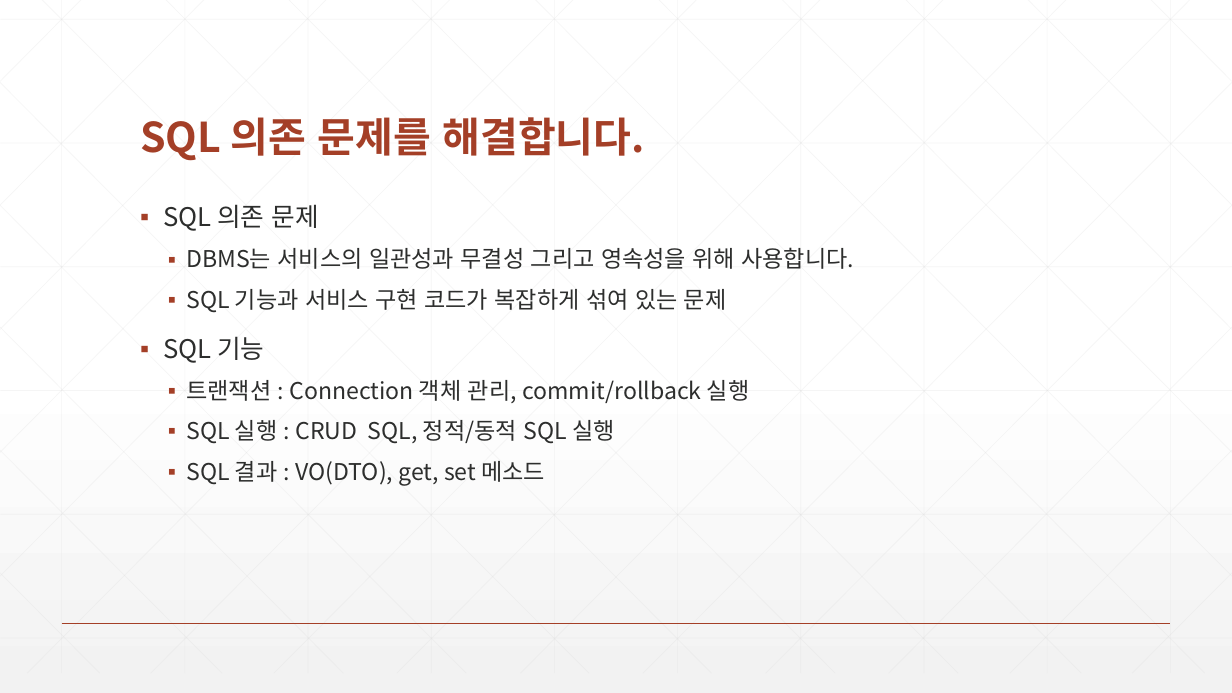
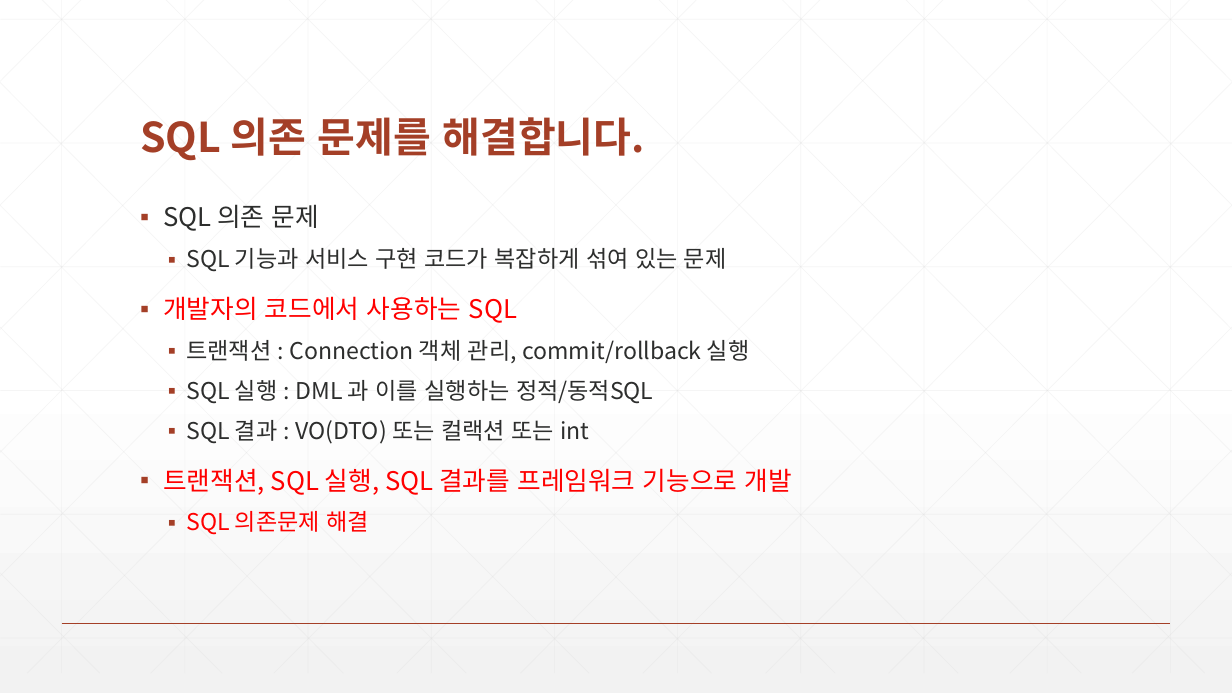
Before and after one commit to zeroshift01/code5, a slide deck: slide 6 of inflearn03/doc/3.1 DBMS는서비스의일관성과무결성그리고영속성을위해사용합니다.pptx. Drawn at 1232x693 pixels with LibreOffice and Linux fonts; fonts in the diff are those of the drawing. Boxes give left, top, right and bottom in pixels: in the first picture for what was removed or moved away, otherwise in the second. Text is boxed around its words. In the diff, an @@ line names an element or a change of style, - is before the commit and + after.

```diff
--- a/inflearn03/doc/3.1 DBMS는서비스의일관성과무결성그리고영속성을위해사용합니다.pptx
+++ b/inflearn03/doc/3.1 DBMS는서비스의일관성과무결성그리고영속성을위해사용합니다.pptx
@@ text at [186, 247, 854, 269]: paragraph removed @@
-  ▪ DBMS는 서비스의 일관성과 무결성 그리고 영속성을 위해 사용합니다.
@@ text at [163, 296, 517, 323]: text changed; text colour #2D2E2D to #FF0000 @@
-▪ SQL 기능
+▪ 개발자의 코드에서 사용하는 SQL
@@ text at [163, 380, 792, 535]: text changed @@
-  ▪ SQL 실행 : CRUD SQL, 정적/동적 SQL 실행
-  ▪ SQL 결과 : VO(DTO), get, set 메소드
+  ▪ SQL 실행 : DML 과 이를 실행하는 정적/동적SQL
+  ▪ SQL 결과 : VO(DTO) 또는 컬랙션 또는 int
+▪ 트랜잭션, SQL 실행, SQL 결과를 프레임워크 기능으로 개발
+  ▪ SQL 의존문제 해결
```
Also in this commit, not shown: 7 other slides changed, 4 slides added, 2 slides removed, 1 other file.
